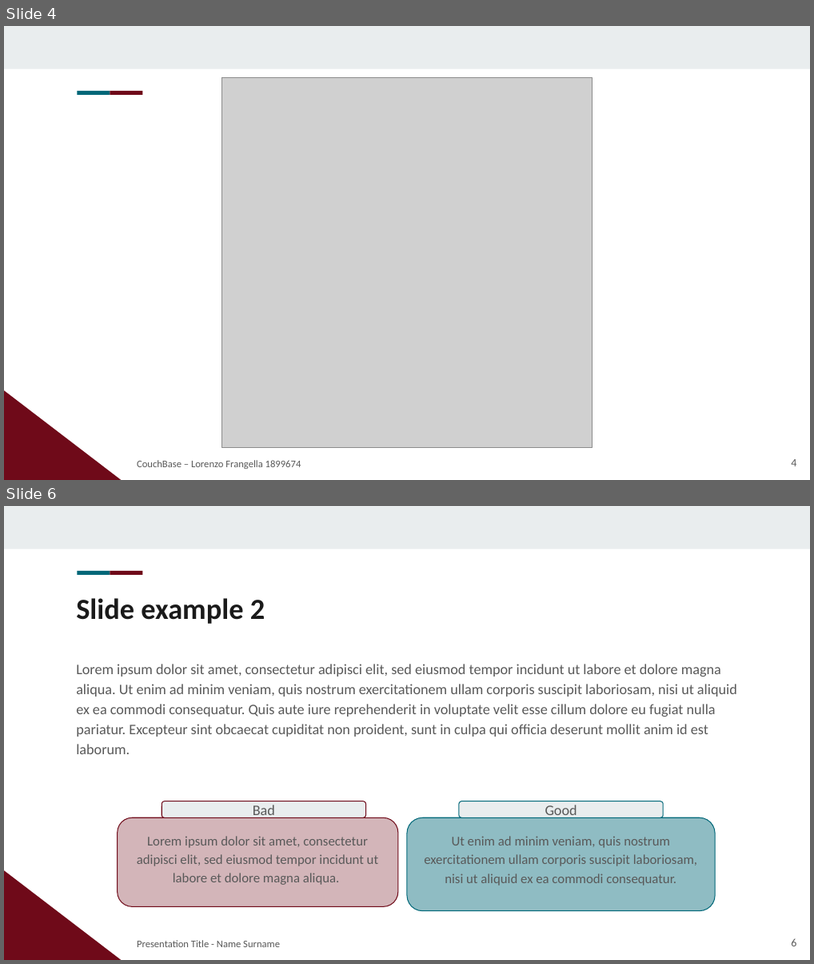
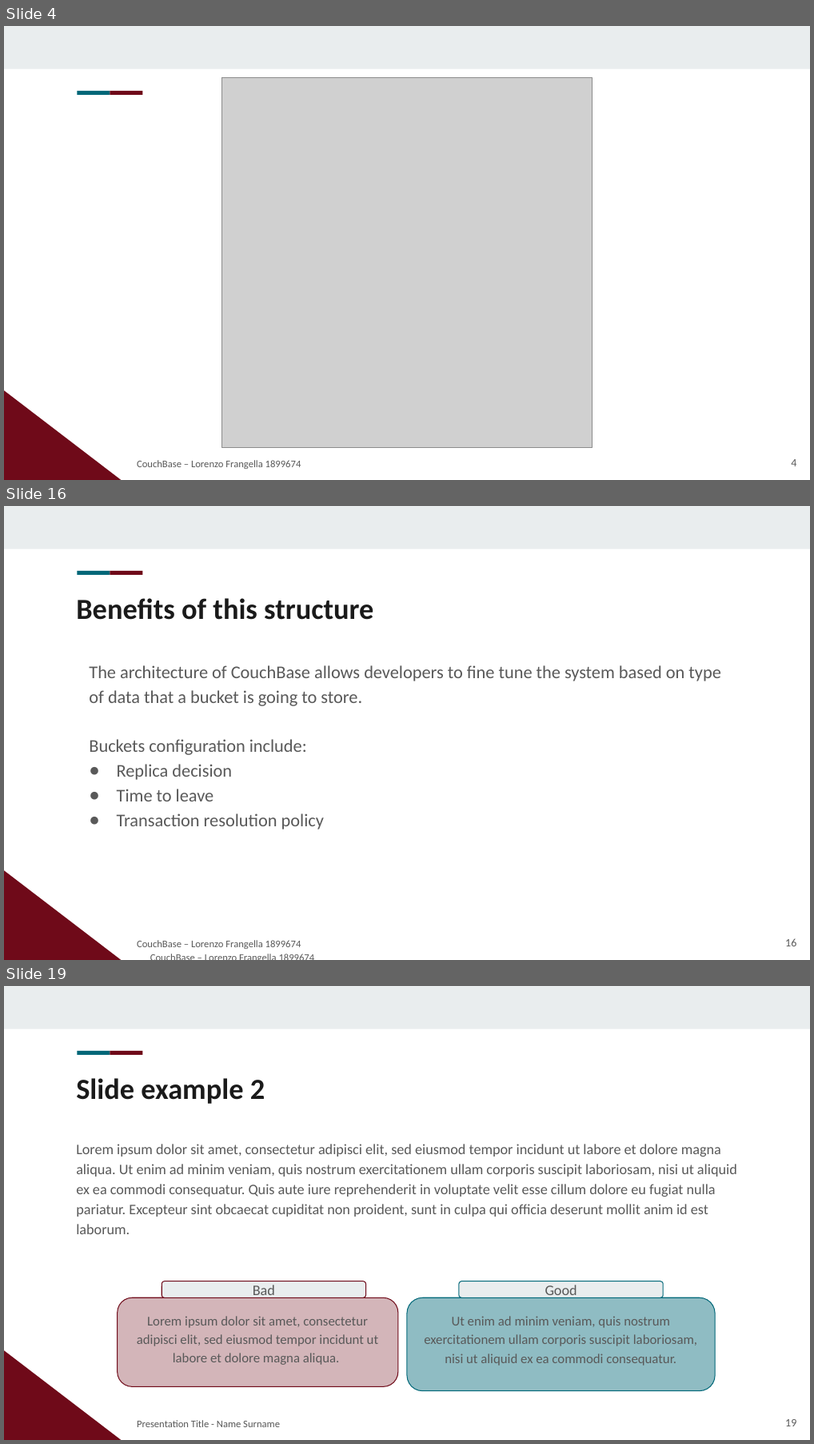
Before and after one commit to LorenzoFrangella/large-scale-data-management, a slide deck: large-scale-dm.pptx. Shown one above the other, each under a label of ours: slides 4 and 6 before the commit, slides 4, 16 and 19 after it; the slides between them are not shown. The pictures are 814x964 and 814x1444 pixels, drawn with LibreOffice and Linux fonts; fonts in the diff are those of the drawing; grey boxes stand for pictures; background and template pictures are left out. Boxes give left, top, right and bottom in pixels: in the first picture for what was removed or moved away, otherwise in the second. Text is boxed around its words. In the diff, an @@ line names an element or a change of style, - is before the commit and + after.

```diff
--- a/large-scale-dm.pptx
+++ b/large-scale-dm.pptx
@@ slide 16 added at box(4, 506, 810, 960), background #FFFFFF; not listed: 4 template elements that a slide beside it also shows @@
@@ title added at box(76, 598, 374, 620), 26 pt, text #1A1A1A, bold @@
+Benefits of this structure
@@ text added at box(89, 665, 721, 829), 16 pt, text #595959 @@
+The architecture of CouchBase allows developers to fine tune the system based on type of data that a bucket is going to store.
+Buckets configuration include:
+● Replica decision
+● Time to leave
+● Transaction resolution policy
@@ subtitle added at box(129, 928, 645, 957), 9 pt, text #595959 @@
+CouchBase – Lorenzo Frangella 1899674
@@ text added at box(137, 940, 302, 948), 9 pt, text #595959 @@
+CouchBase – Lorenzo Frangella 1899674
@@ page number added at box(786, 938, 797, 946), 10 pt, text #595959 @@
+16
@@ what was slide 6 is now slide 19 @@
@@ page number at box(786, 1419, 797, 1426): text changed @@
-6
+19
```
Also in this commit, not shown: 2 slides changed, 12 other slides added, 4 other files.
